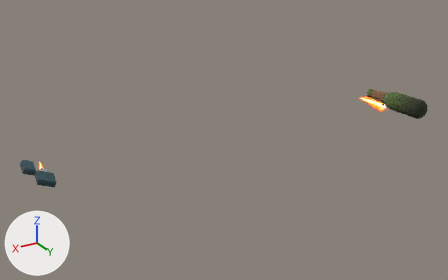
One commit to the glTF model source/Games/StealthAction/GameData/models/player/weapons/molotov/molotov.glb: the scene before it, then after it.
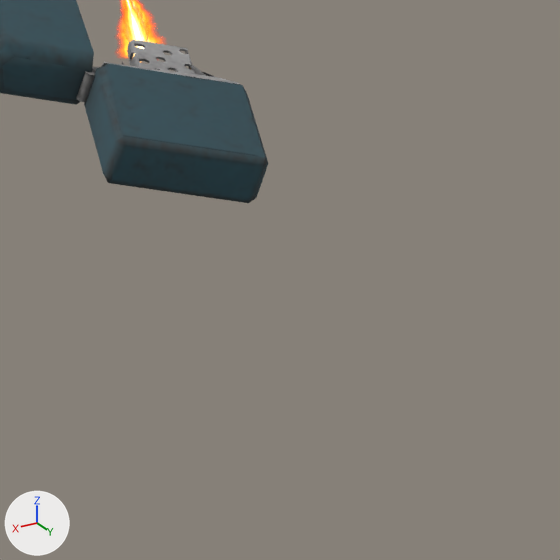
The first picture shows the older version from a camera (50 mm lens) standing at (0.947, 1.298, 0.056) and looking at (0.075, -0.156, -0.671). The close-ups show the older and then the newer version on the part from 5% to 20% of the width and 58% to 82% of the height of that picture. Only the edits that show in the close-ups are written down. The axes (+X, +Y, +Z) are drawn at lower left. The lights are the same throughout. Where no turn or scale is listed for an object, it has been applied to the vertices. Vertices at exactly the same position are counted once.

The older version as bpy lines, for what is in view:
```python
me_lighter_001 = bpy.data.meshes.new('Lighter.001')
me_lighter_001.from_pydata(...)  # 1074 vertices, 2166 faces; spans x 0.5585..0.6312, y -0.1436..-0.0476, z 1.0209..1.0717
me_lighter_001.materials.append(mat_lighter)  # picture img_lighter_baked
me_lighterflame = bpy.data.meshes.new('LighterFlame')
me_lighterflame.from_pydata(...)  # 12 vertices, 6 faces; spans x 0.565..0.5907, y -0.1582..-0.1137, z 1.0349..1.058
me_lighterflame.materials.append(mat_flame)
ob_lighter = bpy.data.objects.new('Lighter', me_lighter_001)
ob_lighter.location = (0.035, -0.0287, -1.6728)
ob_lighterflame = bpy.data.objects.new('LighterFlame', me_lighterflame)
ob_lighterflame.location = (0.035, -0.0287, -1.6728)
```
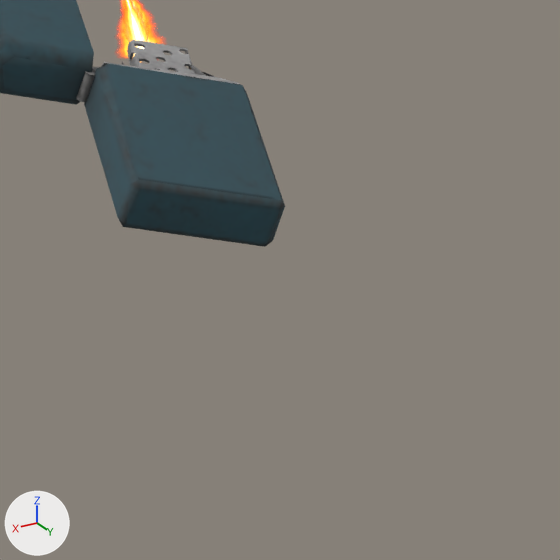
Pixel boxes [x1, y1, x2, y2] of what changed, in the close-ups (560 x 560 px; the box of a moved part takes in the faces that stretch with it):
'Lighter', reshaped: before [0, 0, 268, 203]; after [0, 0, 285, 247]
part 1 of me_lighter_001, moved or reshaped: before [90, 106, 268, 203]; after [91, 106, 285, 247]

The edits, one by one:
me_lighter_001 is used by ob_lighter; location (0.035, -0.0287, -1.6728).
me_lighter_001 had 1074 vertices, 2166 faces and spanned x 0.5585..0.6312, y -0.1436..-0.0476, z 1.0209..1.0717.
me_lighter_001 now has 1074 vertices, 2166 faces and spans x 0.5585..0.6312, y -0.1436..-0.0212, z 1.0195..1.0717.
me_lighter_001 part 1: all 12 vertices in x 0.5644..0.6102, y -0.0562..-0.0476, z 1.0209..1.0507 are moved by (0.0034, 0.0263, -0.0014).
